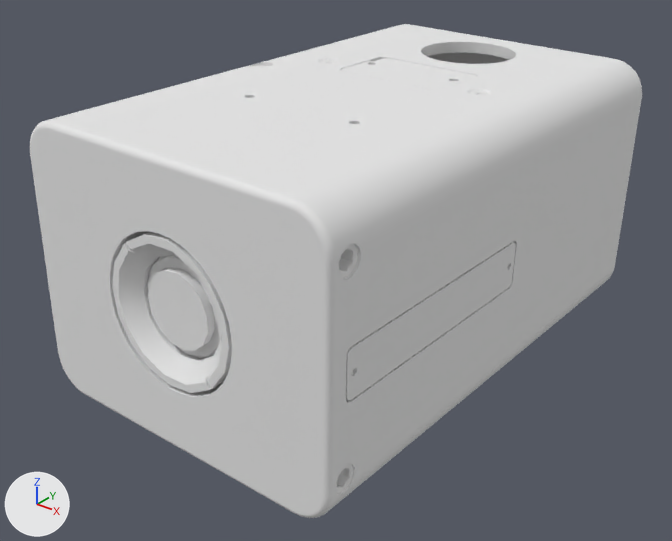
An edit to the glTF model demo.glb, drawn before and after from the same camera.
Both versions are drawn from a 50 mm lens placed at (0.216, -0.209, 0.125), pointed at (0.039, 0.012, -0.012). Arrows for +X, +Y and +Z are at lower left; the lights stay in place. Where no turn or scale is listed for an object, it has been applied to the vertices. Vertices at the same position are counted once.

The older version as bpy lines, for what is in view:
```python
mat_175_175_175 = principled_material('175,175,175')
mat_175_175_175.base_color = (0.8, 0.8, 0.8)  # white #e7e7e7
mat_175_175_175.roughness = 1.0
mat_5_5_5_1 = principled_material('5,5,5_1')
mat_5_5_5_1.base_color = (0.8, 0.8, 0.8)  # white #e7e7e7
mat_5_5_5_1.roughness = 1.0
mat_5_5_5_2 = principled_material('5,5,5_2')
mat_5_5_5_2.base_color = (0.8, 0.8, 0.8)  # white #e7e7e7
mat_5_5_5_2.roughness = 1.0
mat_64_64_64_2 = principled_material('64,64,64_2')
mat_64_64_64_2.base_color = (0.8, 0.8, 0.8)  # white #e7e7e7
mat_64_64_64_2.roughness = 1.0
me_demo = bpy.data.meshes.new('demo')
me_demo.from_pydata(...)  # 9065 vertices, 18212 faces; spans x -0.014..0.099, y -0.064..0.112, z -0.046..0.05
me_demo.materials.append(mat_191_191_191)  # white #e7e7e7
me_demo.materials.append(mat_191_191_191_1)  # white #e7e7e7
me_demo.materials.append(mat_5_5_5)  # white #e7e7e7
me_demo.materials.append(mat_191_191_191_2)  # white #e7e7e7
me_demo.materials.append(mat_64_64_64)  # white #e7e7e7
me_demo.materials.append(mat_5_5_5_1)  # white #e7e7e7
me_demo.materials.append(mat_5_5_5_2)  # white #e7e7e7
me_demo.materials.append(mat_5_5_5_3)  # white #e7e7e7
me_demo.materials.append(mat_5_5_5_4)  # white #e7e7e7
me_demo.materials.append(mat_64_64_64_1)  # white #e7e7e7
me_demo.materials.append(mat_5_5_5_5)  # white #e7e7e7
me_demo.materials.append(mat_64_64_64_2)  # white #e7e7e7
me_demo.materials.append(mat_190_188_186)  # white #e7e7e7
me_demo.materials.append(mat_255_255_255)  # white #e7e7e7
me_demo.materials.append(mat_190_188_186_1)  # white #e7e7e7
me_demo.materials.append(mat_209_209_209)  # white #e7e7e7
me_demo.materials.append(mat_175_175_175)  # white #e7e7e7
me_demo.materials.append(mat_175_175_175_1)  # white #e7e7e7
ob_demo = bpy.data.objects.new('demo', me_demo)
ob_demo.location = (0.0, 0.0, 0.0)
```
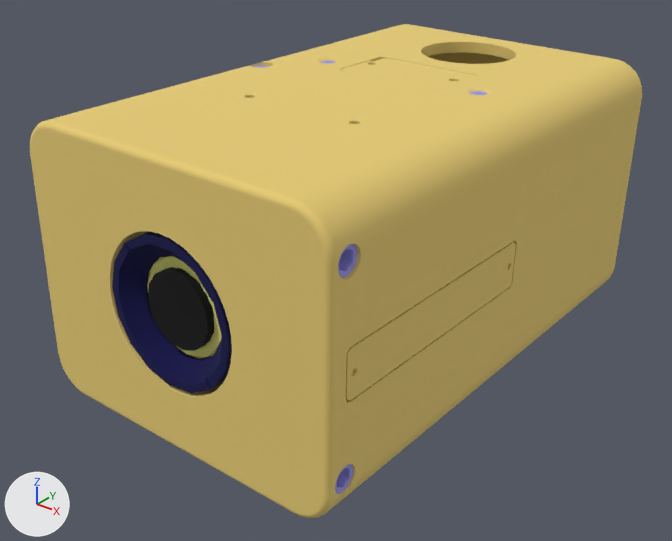
What changed in the scene script:
```text
Change mat_5_5_5_1:
    mat_5_5_5_1.base_color: (0.8, 0.8, 0.8) -> (0.00111, 0.000634, 0.0664)  # white #e7e7e7 -> dark blue #040249
Change mat_5_5_5_2:
    mat_5_5_5_2.base_color: (0.8, 0.8, 0.8) -> (0.8, 0.793, 0.218)  # white #e7e7e7 -> yellow #e7e681
Change mat_64_64_64_2:
    mat_64_64_64_2.base_color: (0.8, 0.8, 0.8) -> (0.0, 0.0, 0.0)  # white #e7e7e7 -> black #000000
Change mat_175_175_175:
    mat_175_175_175.base_color: (0.8, 0.8, 0.8) -> (0.335, 0.312, 0.8)  # white #e7e7e7 -> blue #9d98e7
Add mat_本体:
    mat_本体 = principled_material('本体')
    mat_本体.base_color = (0.8, 0.603, 0.177)  # yellow #e7cc75
    mat_本体.roughness = 1.0
Change me_demo:
    where me_demo.from_pydata(...)  # 9065 vertices, 18212 faces; spans x -0.014..0.099, y -0.064..0.112, z -0.046..0.05
    used by ob_demo; location = (0.0, 0.0, 0.0)
    remove me_demo.materials.append(mat_191_191_191)  # white #e7e7e7
    me_demo part 1: all 7234 faces that had it switch from mat_209_209_209 (white #e7e7e7) to mat_本体 (yellow #e7cc75)
    remove me_demo.materials.append(mat_64_64_64)  # white #e7e7e7
```

Where the change shows, as pixel boxes [x1, y1, x2, y2] in the pictures (672 x 541 px):
'demo', recoloured (white to yellow): [30, 24, 642, 518] in both
